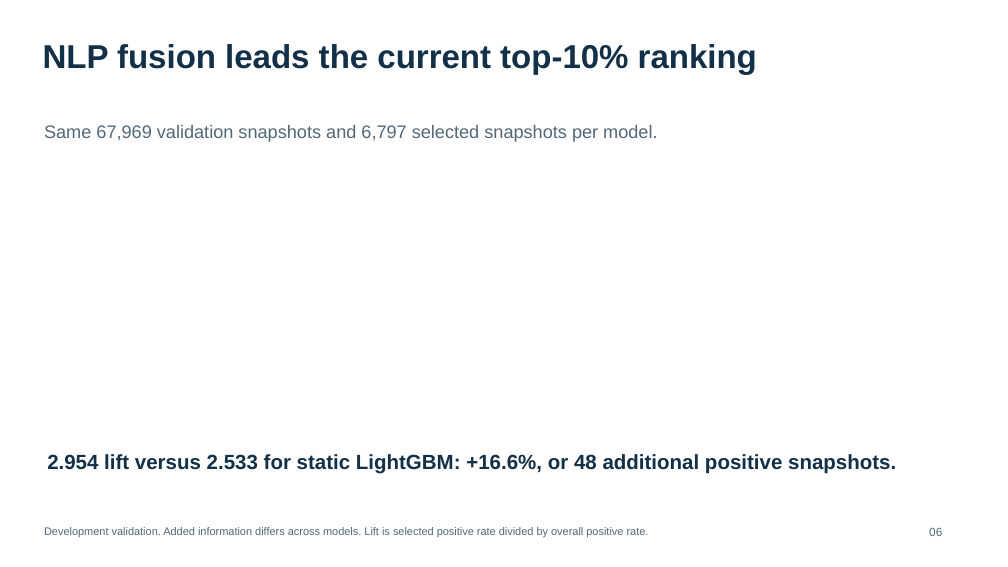
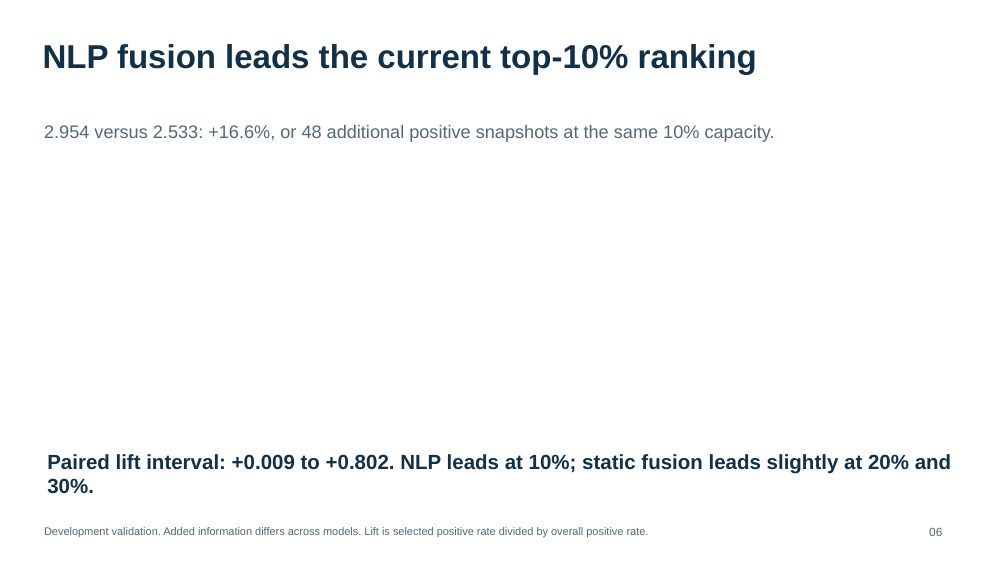
Before and after one commit to prkharr/tak861-transformer-evaluation, a slide deck: slide 6 of notebooks/expanded cohort/TAK861_Progress_20261120.pptx. Drawn at 1008x567 pixels with LibreOffice and Linux fonts; fonts in the diff are those of the drawing. Boxes give left, top, right and bottom in pixels: in the first picture for what was removed or moved away, otherwise in the second. Text is boxed around its words. In the diff, an @@ line names an element or a change of style, - is before the commit and + after.

```diff
--- a/notebooks/expanded cohort/TAK861_Progress_20261120.pptx
+++ b/notebooks/expanded cohort/TAK861_Progress_20261120.pptx
@@ text at box(44, 125, 775, 142): text changed @@
-Same 67,969 validation snapshots and 6,797 selected snapshots per model.
+2.954 versus 2.533: +16.6%, or 48 additional positive snapshots at the same 10% capacity.
@@ text at box(47, 454, 951, 494): text changed @@
-2.954 lift versus 2.533 for static LightGBM: +16.6%, or 48 additional positive snapshots.
+Paired lift interval: +0.009 to +0.802. NLP leads at 10%; static fusion leads slightly at 20% and 30%.
```
Also in this commit, not shown: 6 other slides changed, 3 other files.
